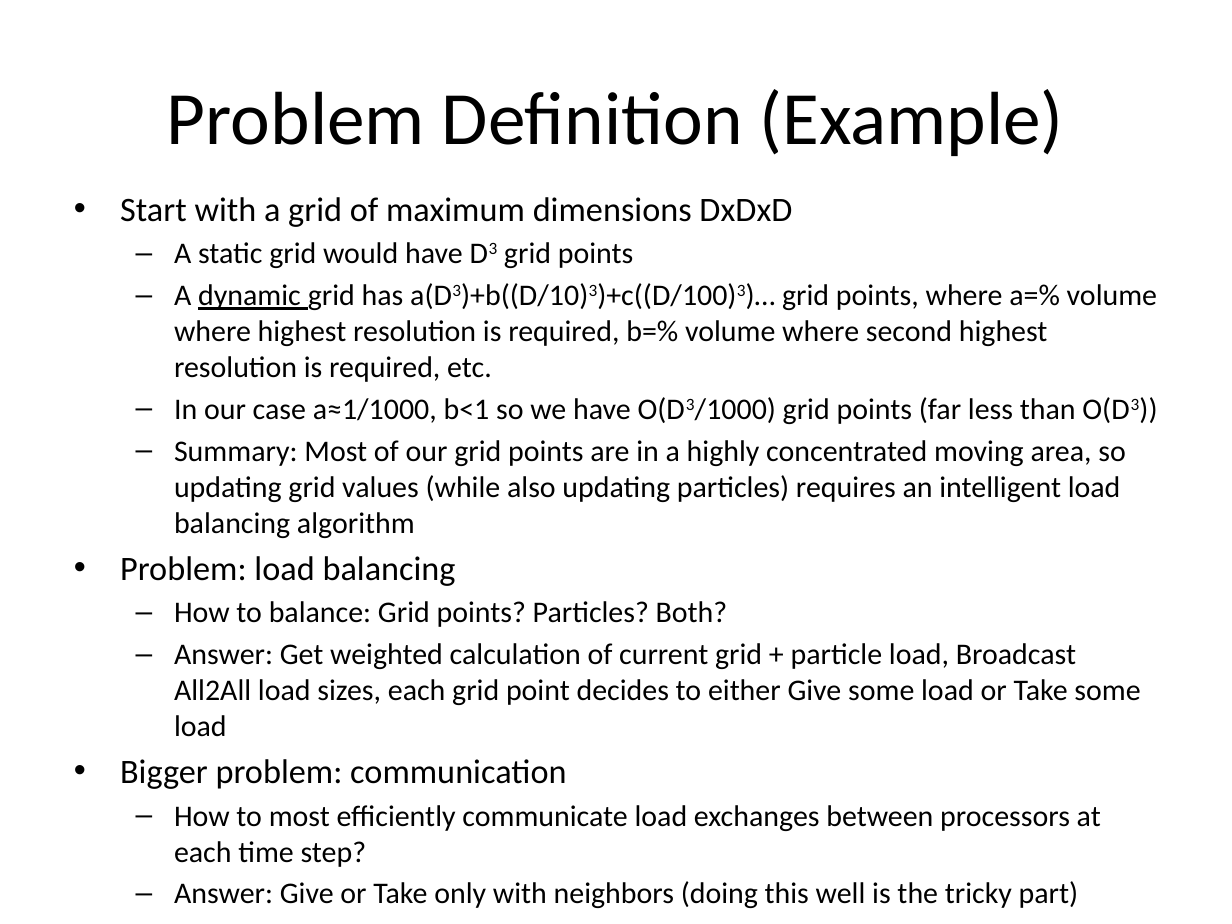
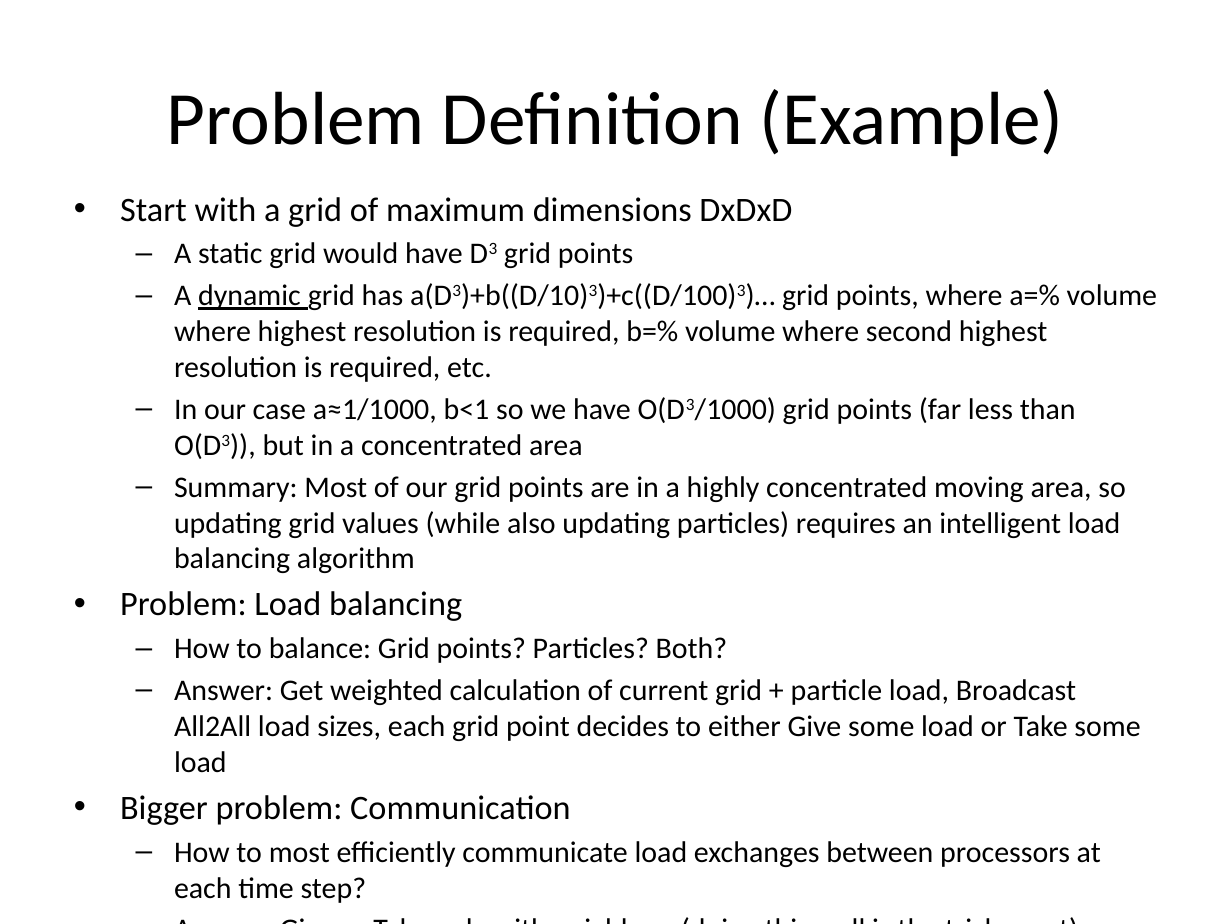
Before and after one commit to mgsholte/dynogrid, a slide deck: slide 3 of Dynogrid_ProgressReport_v1.pptx. Drawn at 1232x924 pixels with LibreOffice and Linux fonts; fonts in the diff are those of the drawing. Boxes give left, top, right and bottom in pixels: in the first picture for what was removed or moved away, otherwise in the second. Text is boxed around its words. In the diff, an @@ line names an element or a change of style, - is before the commit and + after.

```diff
--- a/Dynogrid_ProgressReport_v1.pptx
+++ b/Dynogrid_ProgressReport_v1.pptx
@@ text at box(174, 397, 1076, 459): text changed @@
-  – In our case a≈1/1000, b<1 so we have O(D3/1000) grid points (far less than O(D3))
+  – In our case a≈1/1000, b<1 so we have O(D3/1000) grid points (far less than O(D3)), but in a concentrated area
@@ text at box(120, 591, 462, 621): text changed @@
-• Problem: load balancing
+• Problem: Load balancing
@@ text at box(120, 795, 570, 825): text changed @@
-• Bigger problem: communication
+• Bigger problem: Communication
```
Also in this commit, not shown: 2 other slides changed, 2 slides added.
